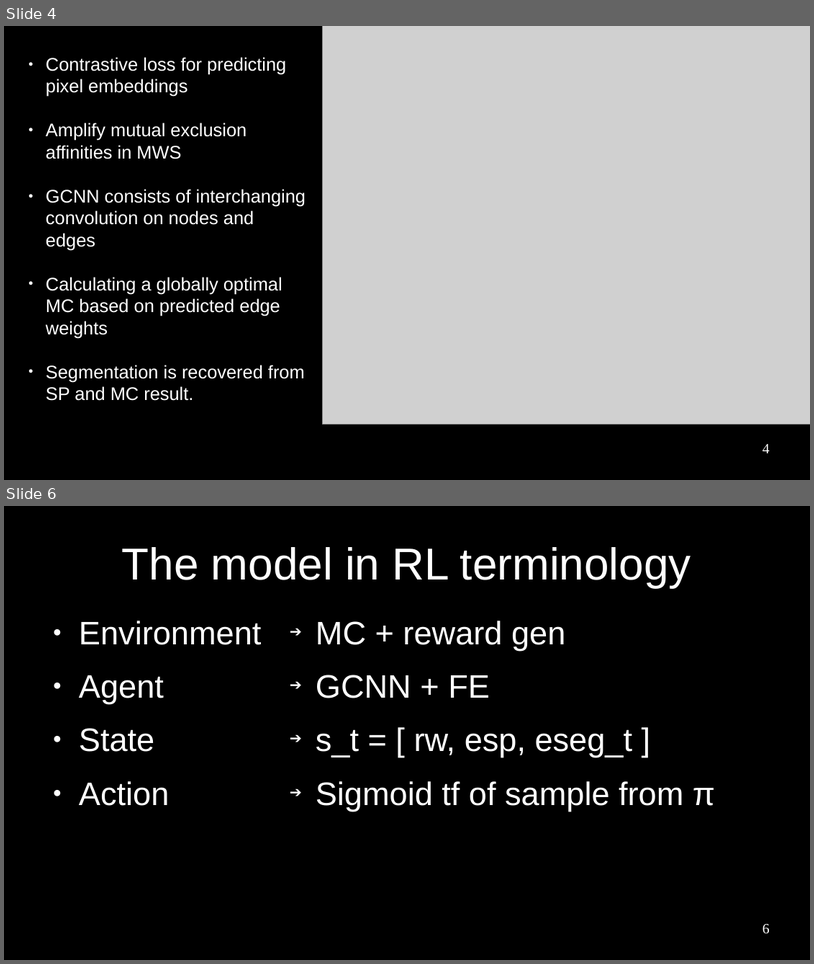
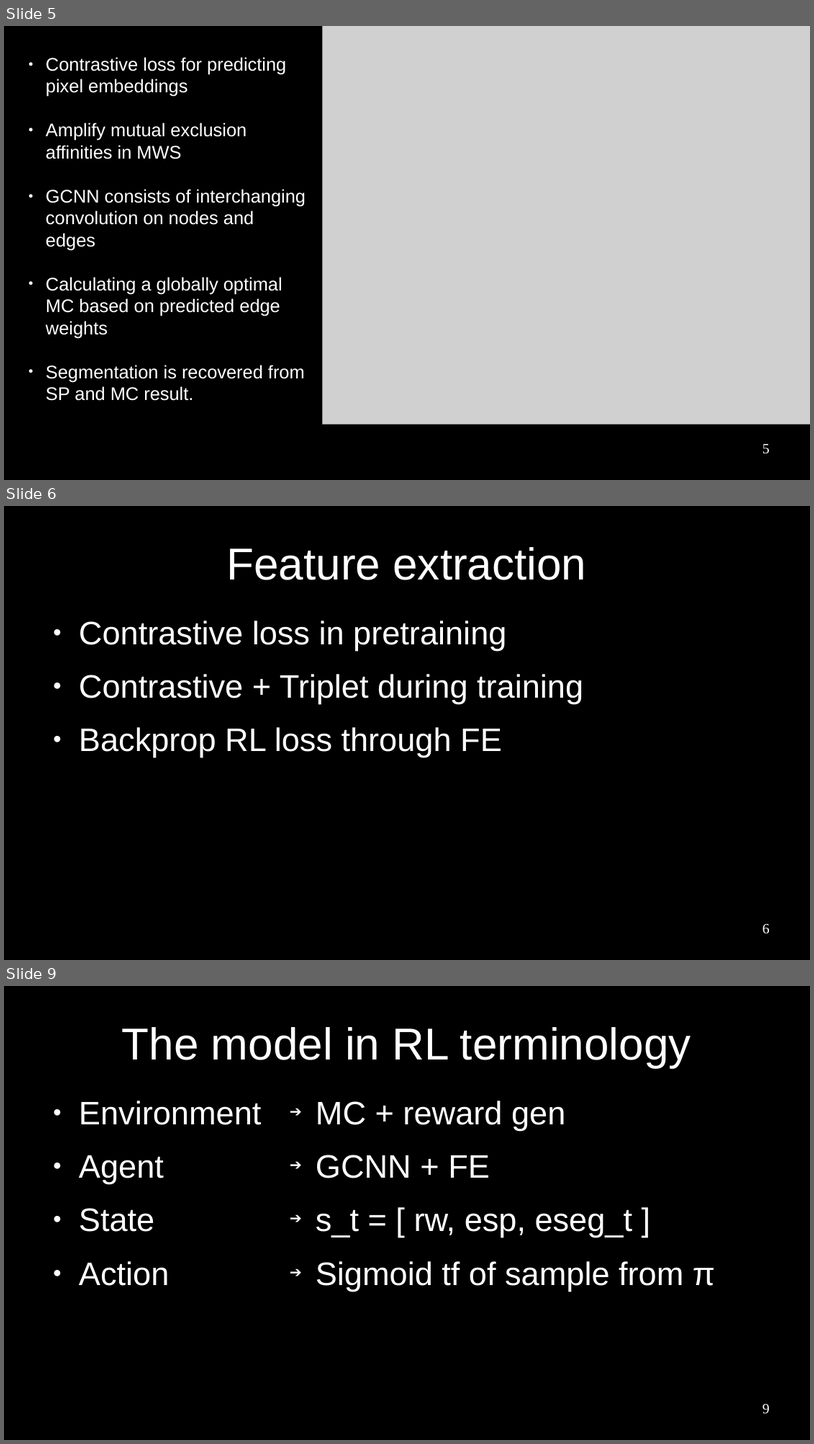
Before and after one commit to paulhfu/sideProject, a slide deck: thesis/presentation/pres.odp. Shown one above the other, each under a label of ours: slides 4 and 6 before the commit, slides 5, 6 and 9 after it; the slides between them are not shown. The pictures are 814x964 and 814x1444 pixels, drawn with LibreOffice and Linux fonts; fonts in the diff are those of the drawing; grey boxes stand for pictures. Boxes give left, top, right and bottom in pixels: in the first picture for what was removed or moved away, otherwise in the second. Text is boxed around its words. In the diff, an @@ line names an element or a change of style, - is before the commit and + after.

```diff
--- a/thesis/presentation/pres.odp
+++ b/thesis/presentation/pres.odp
@@ slide 6 added at (x1=4, y1=506, x2=810, y2=960), background #000000 @@
@@ title added at (x1=226, y1=547, x2=586, y2=580), 44 pt, text #FFFFFF @@
+Feature extraction
@@ text added at (x1=79, y1=620, x2=584, y2=757), 32 pt, text #FFFFFF @@
+● Contrastive loss in pretraining
+● Contrastive + Triplet during training
+● Backprop RL loss through FE
@@ page number added at (x1=763, y1=924, x2=770, y2=934), 14 pt, text #FFFFFF @@
+6
@@ what was slide 4 is now slide 5 @@
@@ page number at (x1=763, y1=444, x2=770, y2=454): text changed @@
-4
+5
@@ what was slide 6 is now slide 9 @@
@@ page number at (x1=763, y1=1404, x2=770, y2=1414): text changed @@
-6
+9
```
Also in this commit, not shown: 4 slides changed, 7 other slides added, 10 other files.
